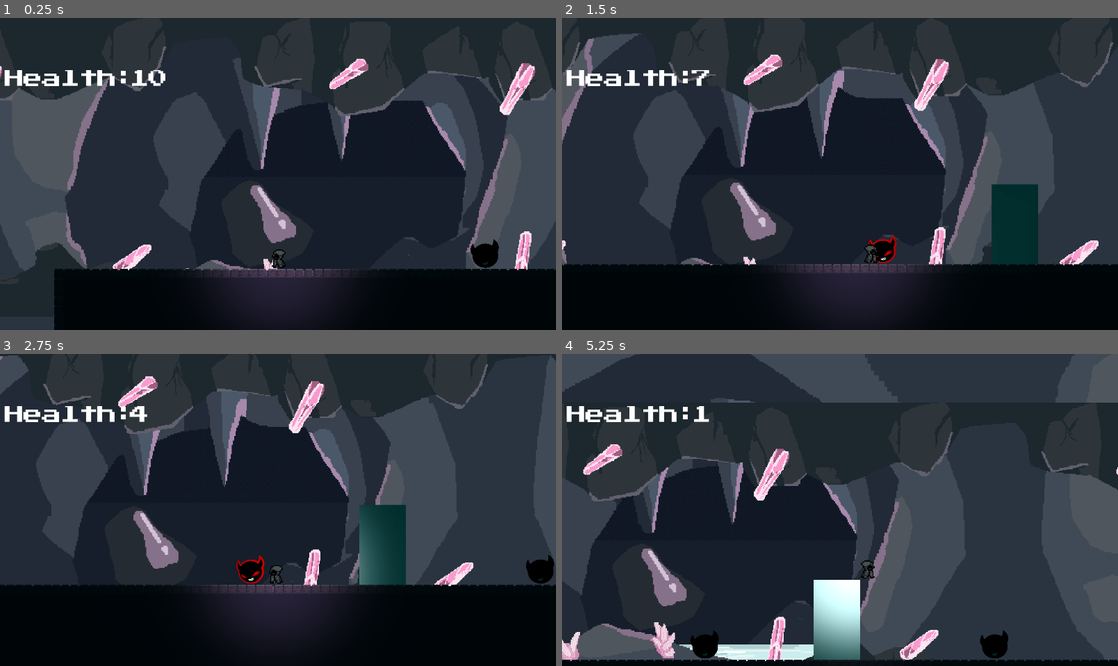
Above: before the commit, frames 1-4 (two rows, left to right).
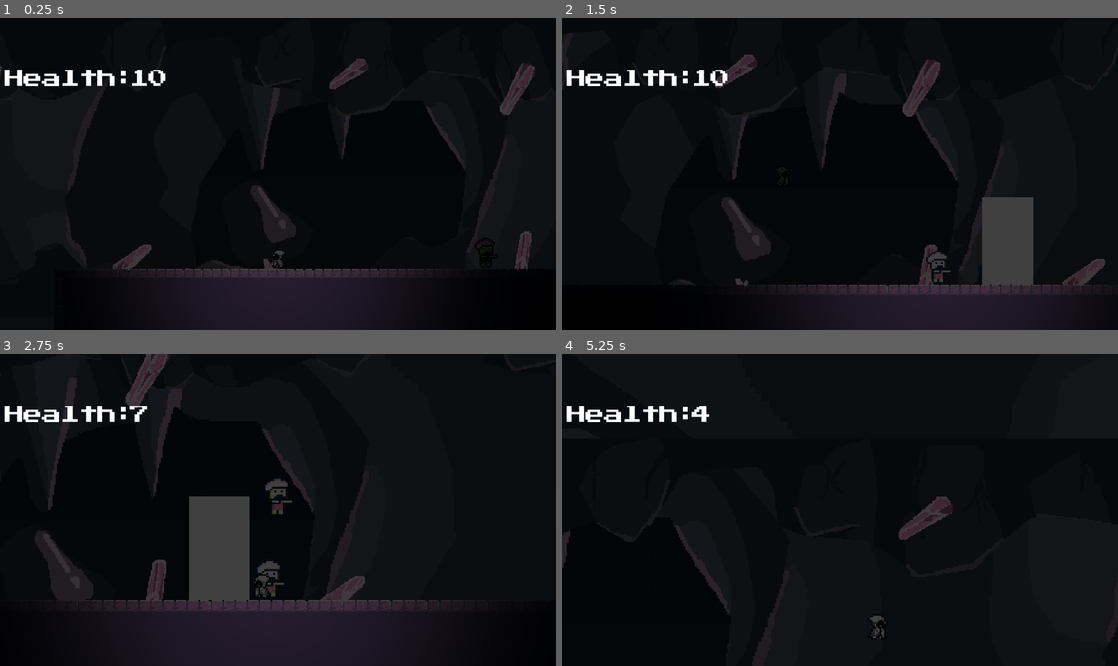
Above: after the commit, the same moments.

Repository: ShaderHex/Possessed-soul
Game: Godot game, scene res://scene/level1.tscn
Same seed, same stepped clock (60 frames per second), same inputs: the game is played once before the commit and once after it. Sound files missing from this copy of the repository are replaced by a short silence.
Inputs:
- Up to frame 1 (0.25 s): no input
- Up to frame 2 (1.5 s): tap Enter (ui_accept) at 0.5, 0.77 s; hold P (possess) 0.53-1.28 s; hold Right (ui_right) from 0.53 s (still down); tap E (interact) at 1.35 s
- Up to frame 3 (2.75 s): tap Enter (ui_accept) at 1.52 s; tap P (possess) at 1.55 s; release Right (ui_right) at 2.03 s; hold Left (ui_left) from 2.03 s (still down); hold P (possess) from 2.03 s (still down)
- Up to frame 4 (5.25 s): release Left (ui_left) at 2.78 s; release P (possess) at 2.78 s; hold Right (ui_right) 2.78-4.28 s; tap P (possess) at 2.85, 4.35 s; tap Enter (ui_accept) at 3.02, 3.77, 4.52 s; hold P (possess) 3.53-4.28 s; tap E (interact) at 3.6 s; hold Left (ui_left) 4.28-5.03 s; hold Right (ui_right) from 5.03 s (still down); hold P (possess) from 5.03 s (still down)

The runs differ from the first frame. In frame 1, 82% of the frame differs, in the area x 0-100%, y 0-100%; in frame 2, 81%; in frame 3, 75%; in frame 4, 87%.

Commit message:
Updated lighting shaders

Diff:
--- a/Enemy/enemy.gd
+++ b/Enemy/enemy.gd
@@ -6,30 +6,32 @@
 
 @onready var flash_timer = $FlashTimer
 @onready var possessing_sound = $Possessing
+@onready var player_node = $"../player"
 
-const SPEED = 200.0
+const SPEED = 80.0
 const GRAVITY = 980
 
 func _physics_process(delta):
 	if is_possessed:
 		return
 
-	# --- CHASE AI: only move when 'player' is non-null ---
 	if player != null:
 		var direction = sign(player.global_position.x - global_position.x)
 		velocity.x = direction * SPEED
 	else:
 		velocity.x = 0
 
-	# gravity
 	if not is_on_floor():
 		velocity.y += GRAVITY * delta
+	else:
+		velocity.y = 0
 
 	move_and_slide()
 
-
 func _on_ChasePlayer_body_entered(body: Node):
-	if body.is_in_group("player"):
+	print("Body entered the enemy: ", body)
+	if body.name == "player_area" && !player_node.is_possessed:
+		print("Following!")
 		player = body
 
 func _on_ChasePlayer_body_exited(body: Node):
@@ -57,4 +59,13 @@
 
 func on_unpossess():
 	is_possessed = false
+	move_light_to_player()
 	$Deadzone.set_deferred("monitoring", true)
+
+func move_light_to_player():
+	var light = $PointLight2D
+
+	if light and player_node:
+		light.get_parent().remove_child(light)
+		player_node.add_child(light)
+		light.global_position = player_node.global_position
--- a/Enemy/enemy.tscn
+++ b/Enemy/enemy.tscn
@@ -1,17 +1,72 @@
-[gd_scene load_steps=8 format=3 uid="uid://bqhq1m3vky18d"]
+[gd_scene load_steps=15 format=3 uid="uid://bqhq1m3vky18d"]
 
-[ext_resource type="Texture2D" uid="uid://tacy0qxgfb76" path="res://Enemy/Enemylogo_square.webp" id="1_2pb1h"]
 [ext_resource type="Script" uid="uid://clhphkqftgrxp" path="res://Enemy/enemy.gd" id="1_px1sc"]
+[ext_resource type="Texture2D" uid="uid://c8cvd3dsrcoxk" path="res://asset/zombie/Zombie_SpriteSheet.png" id="2_am0pq"]
 [ext_resource type="AudioStream" uid="uid://cf34ygl6wtuf0" path="res://asset/audio/enemy/possessing.mp3" id="3_am0pq"]
+
+[sub_resource type="AtlasTexture" id="AtlasTexture_am0pq"]
+atlas = ExtResource("2_am0pq")
+region = Rect2(0, 0, 26, 26)
+
+[sub_resource type="AtlasTexture" id="AtlasTexture_ncf7h"]
+atlas = ExtResource("2_am0pq")
+region = Rect2(26, 0, 26, 26)
+
+[sub_resource type="AtlasTexture" id="AtlasTexture_m6jha"]
+atlas = ExtResource("2_am0pq")
+region = Rect2(52, 0, 26, 26)
+
+[sub_resource type="AtlasTexture" id="AtlasTexture_glvfu"]
+atlas = ExtResource("2_am0pq")
+region = Rect2(78, 0, 26, 26)
+
+[sub_resource type="AtlasTexture" id="AtlasTexture_0rspp"]
+atlas = ExtResource("2_am0pq")
+region = Rect2(104, 0, 26, 26)
+
+[sub_resource type="AtlasTexture" id="AtlasTexture_eqilm"]
+atlas = ExtResource("2_am0pq")
+region = Rect2(0, 0, 26, 26)
+
+[sub_resource type="SpriteFrames" id="SpriteFrames_ncf7h"]
+animations = [{
+"frames": [{
+"duration": 1.0,
+"texture": SubResource("AtlasTexture_am0pq")
+}, {
+"duration": 1.0,
+"texture": SubResource("AtlasTexture_ncf7h")
+}, {
+"duration": 1.0,
+"texture": SubResource("AtlasTexture_m6jha")
+}, {
+"duration": 1.0,
+"texture": SubResource("AtlasTexture_glvfu")
+}, {
+"duration": 1.0,
+"texture": SubResource("AtlasTexture_0rspp")
+}],
+"loop": true,
+"name": &"chase",
+"speed": 5.0
+}, {
+"frames": [{
+"duration": 1.0,
+"texture": SubResource("AtlasTexture_eqilm")
+}],
+"loop": true,
+"name": &"default",
+"speed": 5.0
+}]
 
 [sub_resource type="CircleShape2D" id="CircleShape2D_px1sc"]
 radius = 14.0
 
 [sub_resource type="CircleShape2D" id="CircleShape2D_am0pq"]
-radius = 85.1469
+radius = 105.005
 
 [sub_resource type="CircleShape2D" id="CircleShape2D_eqilm"]
-radius = 19.0263
+radius = 17.0
 
 [sub_resource type="CircleShape2D" id="CircleShape2D_ncf7h"]
 radius = 125.1
@@ -19,10 +74,12 @@
 [node name="Enemy" type="CharacterBody2D" groups=["enemy"]]
 script = ExtResource("1_px1sc")
 
-[node name="Sprite2D" type="Sprite2D" parent="."]
-position = Vector2(-0.1875, 0.5625)
-scale = Vector2(0.0417987, 0.0394216)
-texture = ExtResource("1_2pb1h")
+[node name="Sprite2D" type="AnimatedSprite2D" parent="."]
+position = Vector2(0, -5.96046e-08)
+scale = Vector2(1.46154, 1.30769)
+sprite_frames = SubResource("SpriteFrames_ncf7h")
+animation = &"chase"
+frame_progress = 0.534261
 
 [node name="CollisionShape2D" type="CollisionShape2D" parent="."]
 shape = SubResource("CircleShape2D_px1sc")
--- a/Scripts/level_1.gd
+++ b/Scripts/level_1.gd
@@ -14,7 +14,6 @@
 func _process(delta):
 	pass
 
-
 func _on_audio_stream_player_2d_finished():
 	background_sound.play()
 	print("Finished restarting...")
--- a/Scripts/lever_door.gd
+++ b/Scripts/lever_door.gd
@@ -22,4 +22,4 @@
 		sprite.texture = off_texture
 
 
-	$StaticBody2D/CollisionShape2D.disabled = is_open  # Disable collision when open
+	$StaticBody2D/CollisionShape2D.disabled = is_open
--- /dev/null
+++ b/Scripts/vent.gd
@@ -0,0 +1,33 @@
+extends AnimatedSprite2D
+
+@onready var player = $"../player"
+@onready var damage_timer = $DamageTimer
+
+var damage = 1
+var player_in_area = false
+
+func _ready():
+	self.play("default")
+	$airflow.play("default")
+	damage_timer.wait_time = 1.0
+
+func _on_area_2d_body_entered(body):
+	print("Body entered to fan: ", body)
+	if body.name == "player" and not player.is_possessed:
+		print("Fan close code excuted")
+		print("Current player health from fam system: ", player.player_health)
+		player_in_area = true
+		damage = 1
+		damage_timer.start()
+
+func _on_area_2d_body_exited(body):
+	if body.name == "player":
+		player_in_area = false
+		damage_timer.stop()
+
+func _on_DamageTimer_timeout():
+	if player_in_area and not player.is_possessed:
+		print("Fan damage: ", damage)
+		player.take_damage(damage)
+		damage = min(damage * 2, 10)
+		player.apply_fan_effect()
--- a/player/player.gd
+++ b/player/player.gd
@@ -1,3 +1,7 @@
+# ladies and gentlement, this code is fucked up
+# if i ever made this opensource, don't take anything from this instead try to fix it
+# this way you'll learn a lot more than trying to make similar system, anyways it works
+
 extends CharacterBody2D
 
 var player_health := 10
@@ -10,8 +14,9 @@
 var shake_intensity = 0.0
 var is_zooming_and_shaking = false
 var possess_hold_time := 0.0
-var possess_threshold := 1.0
+var possess_threshold := 0.5
 var camera_y_offset = -50
+var slip_strength := 50
 
 const SPEED = 200.0
 const JUMP_VELOCITY = -400.0
@@ -23,7 +28,7 @@
 @onready var health_ui = $"../CanvasLayer/HealthUI"
 @onready var player_sprite = $AnimatedSprite2D
 @onready var possess_half_time = $PossessHalfTime
-@onready var parallax_bg = $"../ParallaxBackground"  # Adjust path as needed
+@onready var parallax_bg = $"../ParallaxBackground"
 
 func _ready():
 	player_sprite.play("default")
@@ -183,6 +188,7 @@
 func possess_enemy():
 	enemy.possessing_sound.play()
 	is_possessed = true
+	move_light_to_enemy()
 	collision_shape_2d.disabled = true
 	current_zoom_level += 0.1
 	camera_2d.zoom = Vector2(current_zoom_level, current_zoom_level)
@@ -243,3 +249,23 @@
 		var view_width = get_viewport_rect().size.x / current_zoom_level
 		parallax_bg.limit_left = -view_width * 2
 		parallax_bg.limit_right = view_width * 2
+
+func move_light_to_enemy():
+	var light = $PointLight2D
+
+	if light and enemy:
+		light.get_parent().remove_child(light)
+		enemy.add_child(light)
+		light.global_position = enemy.global_position
+
+func apply_fan_effect():
+	var camera = $Camera2D
+	if camera:
+		camera.offset = Vector2(randf_range(-5, 5), randf_range(-5, 5))
+		await get_tree().create_timer(0.05).timeout
+		camera.offset = Vector2.ZERO
+
+	if global_position.x < $"../Vent".global_position.x:
+		velocity.x -= slip_strength
+	else:
+		velocity.x += slip_strength
--- a/player/player.tscn
+++ b/player/player.tscn
@@ -207,8 +207,9 @@
 one_shot = true
 
 [node name="PointLight2D" type="PointLight2D" parent="."]
+energy = 3.6
 texture = ExtResource("4_yw30f")
-texture_scale = 0.6
+texture_scale = 1.2
 
 [connection signal="area_entered" from="player_area" to="." method="_on_player_area_entered"]
 [connection signal="area_exited" from="player_area" to="." method="_on_player_area_exited"]
--- a/project.godot
+++ b/project.godot
@@ -15,6 +15,10 @@
 config/features=PackedStringArray("4.4", "GL Compatibility")
 boot_splash/bg_color=Color(0, 0, 0, 1)
 config/icon="res://icon.svg"
+
+[autoload]
+
+GlobalWorldEnvironment="*res://scene/world_environment.tscn"
 
 [display]
 
--- /dev/null
+++ b/scene/Vent.tscn
@@ -0,0 +1,153 @@
+[gd_scene load_steps=22 format=3 uid="uid://b5kehew2yh3tm"]
+
+[ext_resource type="Texture2D" uid="uid://q7lun316jefv" path="res://asset/vent/vent.png" id="1_3wnt0"]
+[ext_resource type="Texture2D" uid="uid://c85f01vgvfgp1" path="res://asset/vent/airflow.png" id="2_mokve"]
+[ext_resource type="Script" uid="uid://c7wuboew8yebx" path="res://Scripts/vent.gd" id="2_satsv"]
+
+[sub_resource type="AtlasTexture" id="AtlasTexture_mokve"]
+atlas = ExtResource("1_3wnt0")
+region = Rect2(0, 0, 64, 64)
+
+[sub_resource type="AtlasTexture" id="AtlasTexture_satsv"]
+atlas = ExtResource("1_3wnt0")
+region = Rect2(64, 0, 64, 64)
+
+[sub_resource type="AtlasTexture" id="AtlasTexture_p7cob"]
+atlas = ExtResource("1_3wnt0")
+region = Rect2(0, 64, 64, 64)
+
+[sub_resource type="AtlasTexture" id="AtlasTexture_533d2"]
+atlas = ExtResource("1_3wnt0")
+region = Rect2(64, 64, 64, 64)
+
+[sub_resource type="AtlasTexture" id="AtlasTexture_fhngc"]
+atlas = ExtResource("1_3wnt0")
+region = Rect2(0, 128, 64, 64)
+
+[sub_resource type="AtlasTexture" id="AtlasTexture_61wcd"]
+atlas = ExtResource("1_3wnt0")
+region = Rect2(64, 128, 64, 64)
+
+[sub_resource type="SpriteFrames" id="SpriteFrames_a8u4w"]
+animations = [{
+"frames": [{
+"duration": 1.0,
+"texture": SubResource("AtlasTexture_mokve")
+}, {
+"duration": 1.0,
+"texture": SubResource("AtlasTexture_satsv")
+}, {
+"duration": 1.0,
+"texture": SubResource("AtlasTexture_p7cob")
+}, {
+"duration": 1.0,
+"texture": SubResource("AtlasTexture_533d2")
+}, {
+"duration": 1.0,
+"texture": SubResource("AtlasTexture_fhngc")
+}, {
+"duration": 1.0,
+"texture": SubResource("AtlasTexture_61wcd")
+}],
+"loop": true,
+"name": &"default",
+"speed": 3.0
+}]
+
+[sub_resource type="AtlasTexture" id="AtlasTexture_mqtll"]
+atlas = ExtResource("2_mokve")
+region = Rect2(0, 0, 64, 64)
+
+[sub_resource type="AtlasTexture" id="AtlasTexture_ica6p"]
+atlas = ExtResource("2_mokve")
+region = Rect2(64, 0, 64, 64)
+
+[sub_resource type="AtlasTexture" id="AtlasTexture_rtwfw"]
+atlas = ExtResource("2_mokve")
+region = Rect2(128, 0, 64, 64)
+
+[sub_resource type="AtlasTexture" id="AtlasTexture_annr1"]
+atlas = ExtResource("2_mokve")
+region = Rect2(0, 64, 64, 64)
+
+[sub_resource type="AtlasTexture" id="AtlasTexture_ynr0h"]
+atlas = ExtResource("2_mokve")
+region = Rect2(64, 64, 64, 64)
+
+[sub_resource type="AtlasTexture" id="AtlasTexture_lhx6a"]
+atlas = ExtResource("2_mokve")
+region = Rect2(128, 64, 64, 64)
+
+[sub_resource type="AtlasTexture" id="AtlasTexture_tkxle"]
+atlas = ExtResource("2_mokve")
+region = Rect2(0, 128, 64, 64)
+
+[sub_resource type="AtlasTexture" id="AtlasTexture_txi5m"]
+atlas = ExtResource("2_mokve")
+region = Rect2(64, 128, 64, 64)
+
+[sub_resource type="SpriteFrames" id="SpriteFrames_761wn"]
+animations = [{
+"frames": [{
+"duration": 1.0,
+"texture": SubResource("AtlasTexture_mqtll")
+}, {
+"duration": 1.0,
+"texture": SubResource("AtlasTexture_ica6p")
+}, {
+"duration": 1.0,
+"texture": SubResource("AtlasTexture_rtwfw")
+}, {
+"duration": 1.0,
+"texture": SubResource("AtlasTexture_annr1")
+}, {
+"duration": 1.0,
+"texture": SubResource("AtlasTexture_ynr0h")
+}, {
+"duration": 1.0,
+"texture": SubResource("AtlasTexture_lhx6a")
+}, {
+"duration": 1.0,
+"texture": SubResource("AtlasTexture_tkxle")
+}, {
+"duration": 1.0,
+"texture": SubResource("AtlasTexture_txi5m")
+}],
+"loop": true,
+"name": &"default",
+"speed": 5.0
+}]
+
+[sub_resource type="RectangleShape2D" id="RectangleShape2D_satsv"]
+size = Vector2(67, 113.5)
+
+[sub_resource type="RectangleShape2D" id="RectangleShape2D_p7cob"]
+size = Vector2(61, 62)
+
+[node name="vent" type="AnimatedSprite2D"]
+sprite_frames = SubResource("SpriteFrames_a8u4w")
+script = ExtResource("2_satsv")
+
+[node name="airflow" type="AnimatedSprite2D" parent="."]
+position = Vector2(-63, 0)
+sprite_frames = SubResource("SpriteFrames_761wn")
+frame_progress = 0.927858
+
+[node name="Area2D" type="Area2D" parent="."]
+
+[node name="CollisionShape2D" type="CollisionShape2D" parent="Area2D"]
+position = Vector2(-65, -27.25)
+shape = SubResource("RectangleShape2D_satsv")
+
+[node name="StaticBody2D" type="StaticBody2D" parent="."]
+position = Vector2(-65, -1)
+
+[node name="CollisionShape2D" type="CollisionShape2D" parent="StaticBody2D"]
+position = Vector2(65.5, 1)
+shape = SubResource("RectangleShape2D_p7cob")
+
+[node name="DamageTimer" type="Timer" parent="."]
+
+[connection signal="body_entered" from="Area2D" to="." method="_on_area_2d_body_entered"]
+[connection signal="body_exited" from="Area2D" to="." method="_on_area_2d_body_exited"]
+[connection signal="timeout" from="DamageTimer" to="." method="_on_DamageTimer_timeout"]
--- a/scene/level1.tscn
+++ b/scene/level1.tscn
@@ -14,6 +14,7 @@
 [ext_resource type="Texture2D" uid="uid://dvfxcw7wd83gb" path="res://asset/Background/Plan 2.png" id="11_e6f45"]
 [ext_resource type="AudioStream" uid="uid://xalmqfoipajg" path="res://asset/audio/background/background-atmosphere.wav" id="12_3qsor"]
 [ext_resource type="AudioStream" uid="uid://dbikjjkblrnux" path="res://asset/audio/background/water-dripping.mp3" id="14_6i17f"]
+[ext_resource type="PackedScene" uid="uid://b5kehew2yh3tm" path="res://scene/Vent.tscn" id="15_wrpia"]
 
 [sub_resource type="TileSetAtlasSource" id="TileSetAtlasSource_0a4uc"]
 texture = ExtResource("2_fwul8")
@@ -218,5 +219,8 @@
 position = Vector2(240, 135)
 color = Color(0, 0.174479, 0.174479, 1)
 
+[node name="Vent" parent="." instance=ExtResource("15_wrpia")]
+position = Vector2(916, 193)
+
 [connection signal="finished" from="BackgroundSound" to="." method="_on_audio_stream_player_2d_finished"]
 [connection signal="finished" from="WaterDripping" to="." method="_on_water_dripping_finished"]
--- /dev/null
+++ b/scene/world_environment.tscn
@@ -0,0 +1,9 @@
+[gd_scene load_steps=2 format=3 uid="uid://dbjcmwfux328y"]
+
+[sub_resource type="Environment" id="Environment_ydeo8"]
+background_mode = 3
+adjustment_enabled = true
+adjustment_brightness = 0.25
+
+[node name="WorldEnvironment" type="WorldEnvironment"]
+environment = SubResource("Environment_ydeo8")
Not shown, added: Scripts/vent.gd.uid
Binary file added: asset/vent/airflow.png
Not shown, added: asset/vent/airflow.png.import
Binary file added: asset/vent/vent.png
Not shown, added: asset/vent/vent.png.import
Binary file added: asset/zombie/Zombie_SpriteSheet.png
Not shown, added: asset/zombie/Zombie_SpriteSheet.png.import
Not shown: 1 places in scene/level1.tscn that only renumber resources
